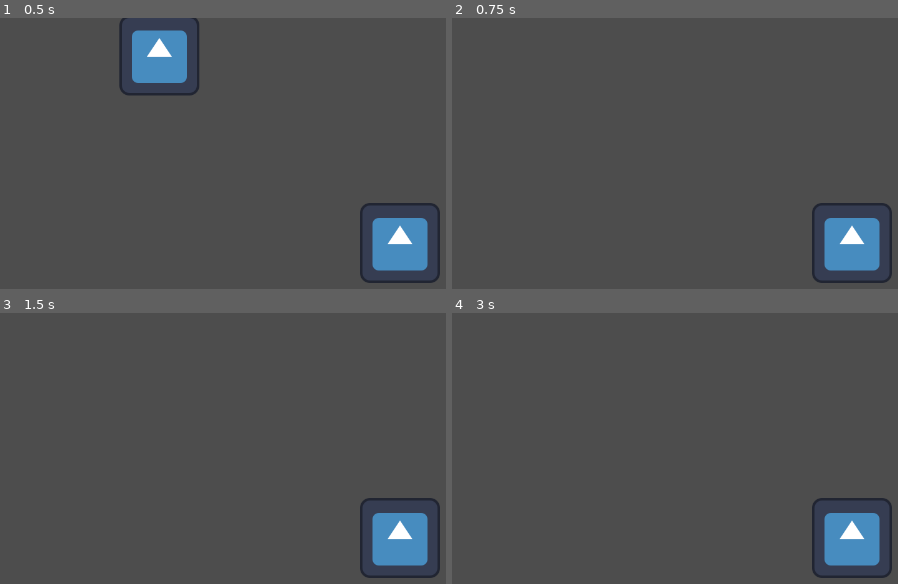
Above: before the commit, frames 1-4 (two rows, left to right).
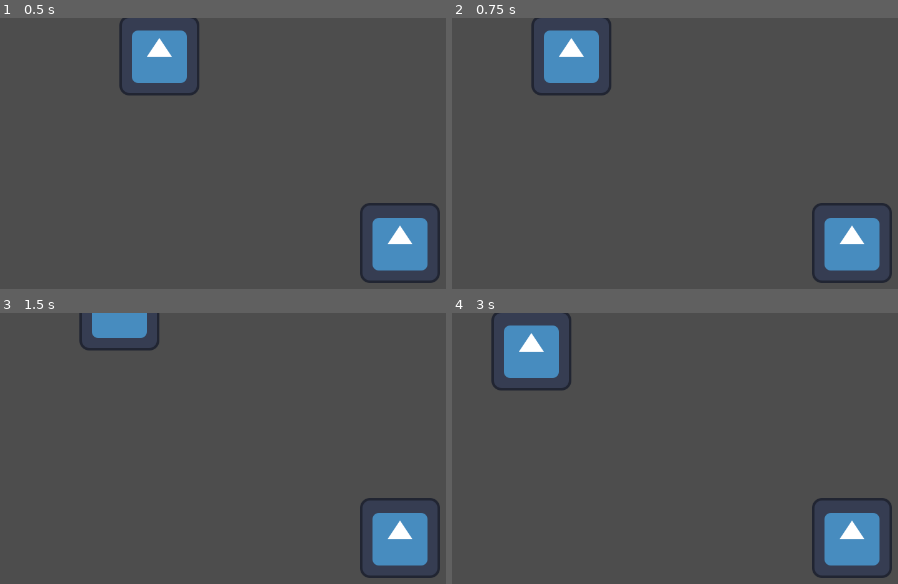
Above: after the commit, the same moments.

Repository: BAISD-CC/10th-grade-day-project
Game: Godot game, scene res://Scenes/world.tscn
Same seed, same stepped clock (60 frames per second), same inputs: the game is played once before the commit and once after it. The project has no main scene, so this scene is started directly. The engine's default icon, where the game draws it, is replaced by a stand-in: a white triangle on a blue panel in a dark square.
Inputs:
- Up to frame 1 (0.5 s): no input
- Up to frame 2 (0.75 s): tap Enter at 0.5 s; hold D (right) from 0.53 s (still down)
- Up to frame 3 (1.5 s): tap Space at 1.25 s; release D (right) at 1.28 s; hold S (down) from 1.28 s (still down)
- Up to frame 4 (3 s): tap Enter at 2 s; release S (down) at 2.03 s; hold D (right) 2.03-2.78 s; tap Space at 2.75 s; hold W (up) from 2.78 s (still down)

Frame 1 is identical in both runs. In frame 2, 2.9% of the frame differs, in the area x 17-36%, y 0-29%; in frame 3, 1.4%; in frame 4, 2.9%.

Commit message:
Player now moves in a grid

Diff:
--- a/Scripts/global.gd
+++ b/Scripts/global.gd
@@ -1,4 +1,4 @@
 extends Node
 
-const gridMovement = 2
+const howManyTiles = 1
 const tileSize = 64
--- a/Scripts/player.gd
+++ b/Scripts/player.gd
@@ -1,11 +1,26 @@
 extends CharacterBody2D
+var is_moving:=false
 
 func _physics_process(delta: float) -> void:
-	# Add the gravity.
+	var direction := Vector2.ZERO
+	if Input.is_action_just_pressed('up'):
+		direction = Vector2(0,-1)
+		_move(direction)
+	elif Input.is_action_just_pressed("down"):
+		direction = Vector2(0,1)
+		_move(direction)
+	elif Input.is_action_just_pressed("left"):
+		direction = Vector2(-1,0)
+		_move(direction)
+	elif Input.is_action_just_pressed("right"):
+		direction = Vector2(1,0)
+		_move(direction)
+func _move(dir:Vector2):
+	if(not is_moving):
+		is_moving
+		var tween = create_tween()
+		tween.tween_property(self, "position", position + dir*Global.tileSize * Global.howManyTiles,0.2)
+		tween.tween_callback(_notMoving)
 
-	# Handle jump.
-
-	# Get the input direction and handle the movement/deceleration.
-	# As good practice, you should replace UI actions with custom gameplay actions.
-	var direction := Input.get_vector("left", "right","up","down")
-	position.x += direction.x * Global.tileSize/2
+func _notMoving():
+	is_moving = false
